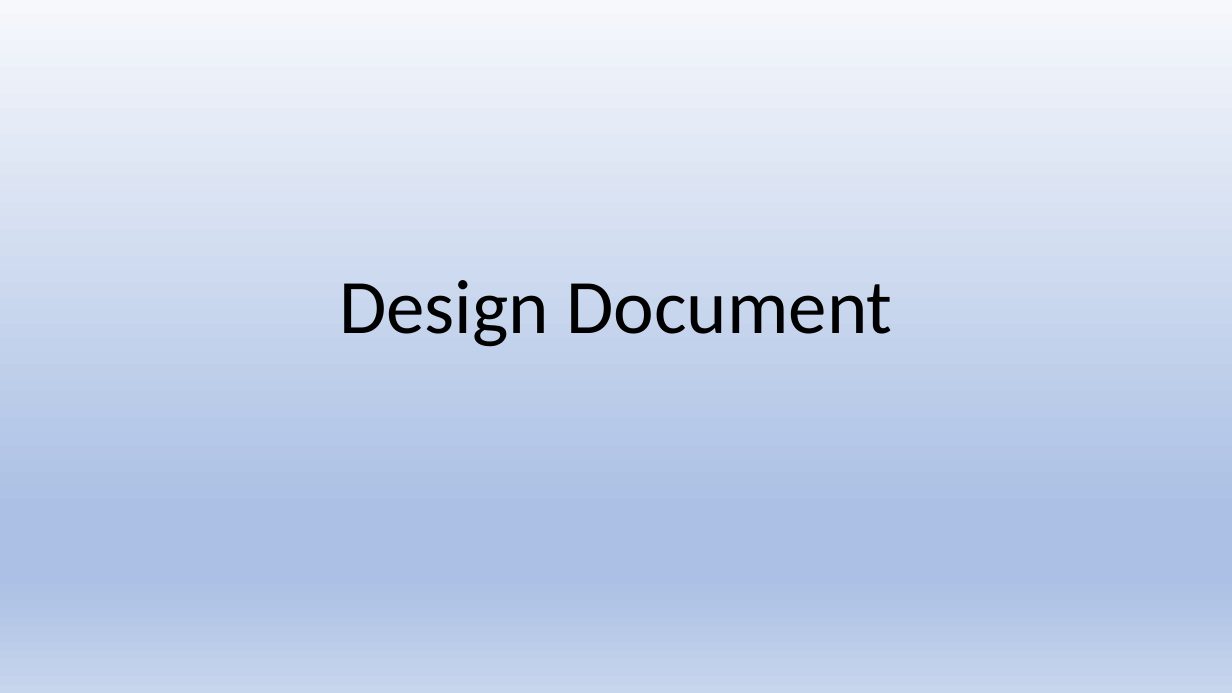
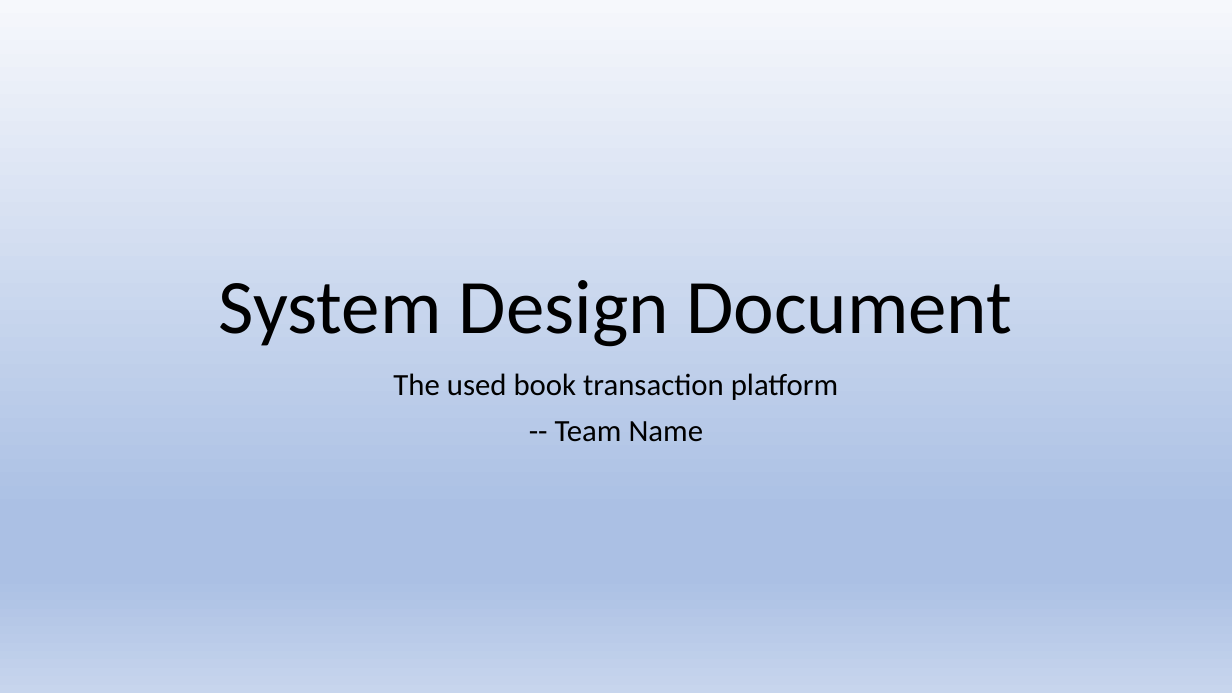
Before and after one commit to vadimsoltan/CSCC01-Website-Project, a slide deck: slide 1 of doc/phase2/System design.pptx. Drawn at 1232x693 pixels with LibreOffice and Linux fonts; fonts in the diff are those of the drawing. Boxes give left, top, right and bottom in pixels: in the first picture for what was removed or moved away, otherwise in the second. Text is boxed around its words. In the diff, an @@ line names an element or a change of style, - is before the commit and + after.

Commit message:
modified System design doc

```diff
--- a/doc/phase2/System design.pptx
+++ b/doc/phase2/System design.pptx
@@ title at <box>219,280,1012,347</box>: text changed @@
-Design Document
+System Design Document
@@ subtitle added at <box>393,373,839,442</box>, 24 pt, text #000000 @@
+The used book transaction platform
+-- Team Name
```
Also in this commit, not shown: 1 slide added.
